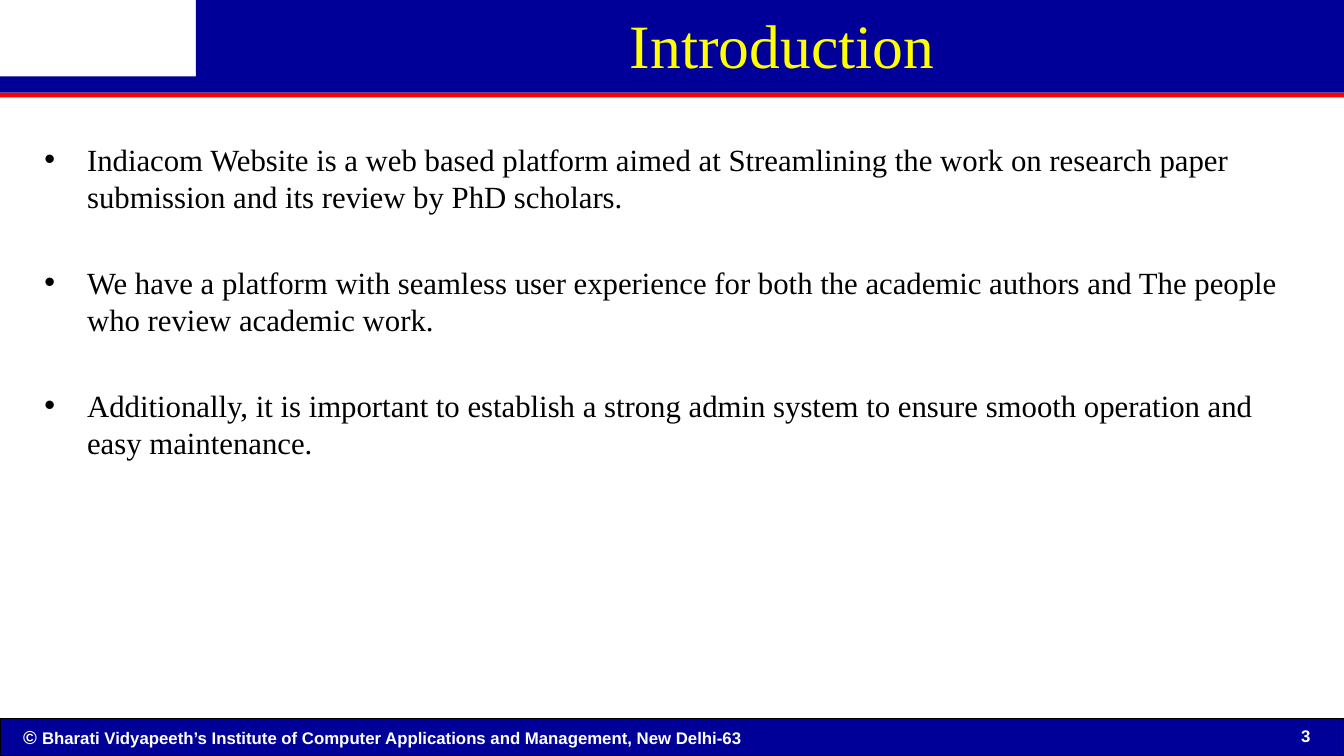
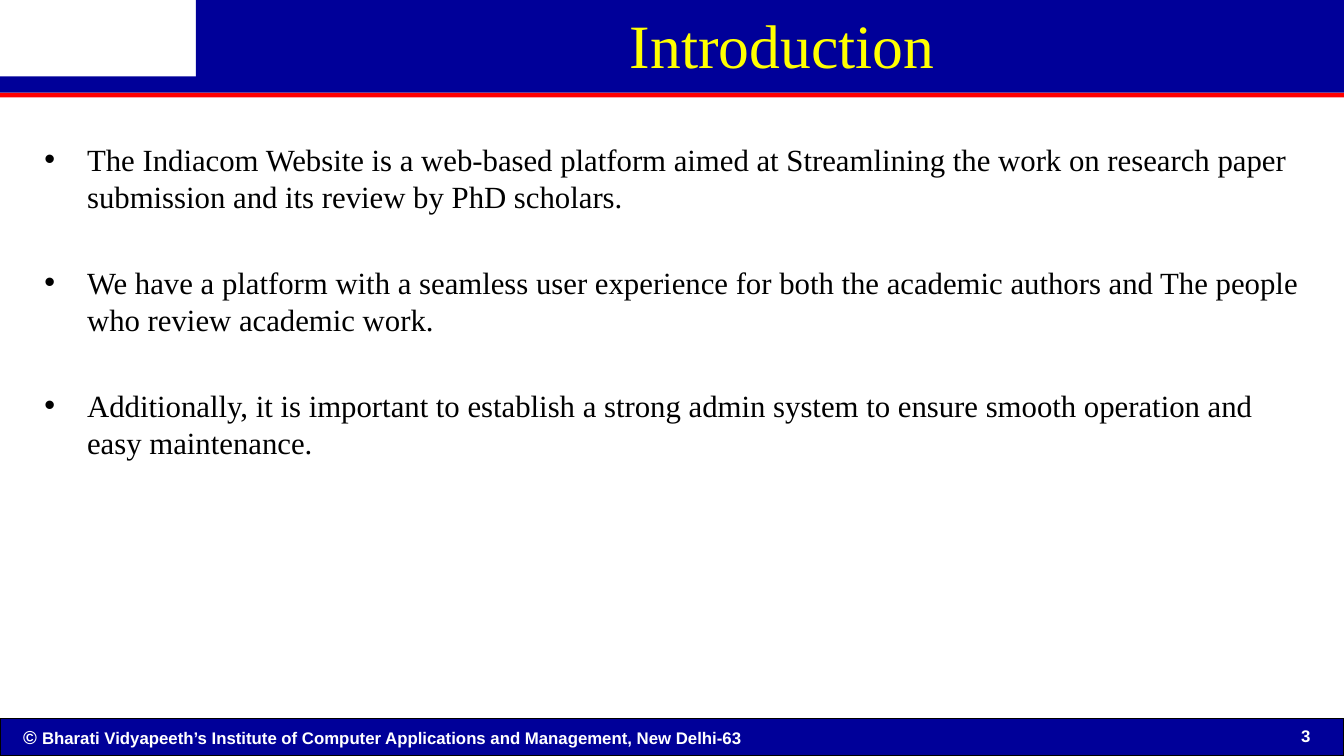
Before and after one commit to TMHORNET/indiacom-updates, a slide deck: slide 3 of indiacom.pptx. Drawn at 1344x756 pixels with LibreOffice and Linux fonts; fonts in the diff are those of the drawing; background and template pictures are left out. Boxes give left, top, right and bottom in pixels: in the first picture for what was removed or moved away, otherwise in the second. Text is boxed around its words. In the diff, an @@ line names an element or a change of style, - is before the commit and + after.

```diff
--- a/indiacom.pptx
+++ b/indiacom.pptx
@@ text at [87,149,1298,332]: text changed @@
-• Indiacom Website is a web based platform aimed at Streamlining the work on research paper submission and its review by PhD scholars.
-• We have a platform with seamless user experience for both the academic authors and The people who review academic work.
+• The Indiacom Website is a web-based platform aimed at Streamlining the work on research paper submission and its review by PhD scholars.
+• We have a platform with a seamless user experience for both the academic authors and The people who review academic work.
```
Also in this commit, not shown: 8 other slides changed, 1 slide added, 2 slides removed, 3 other files.
